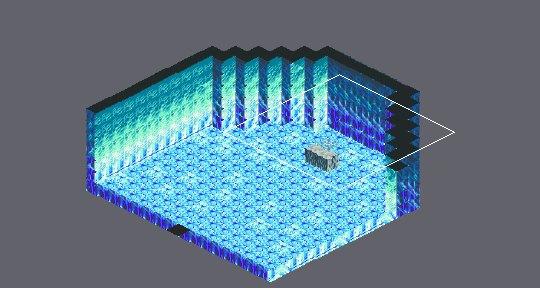
An edit to a level. Tiled map, Final_Fantasy_Mystery_World/Game/assets/maps/Quest1_Boss.tmx. The picture above shows the old version from afar; the outline marks the close-up.
Close-up. As it was:
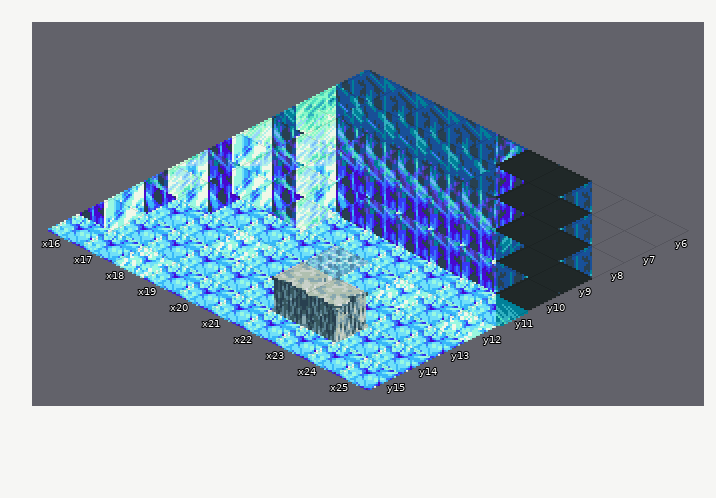
Cells are 32x16 px. Isometric: x runs down to the right, y down to the left. Shown: x 16..25, y 6..15.
Now the later version:
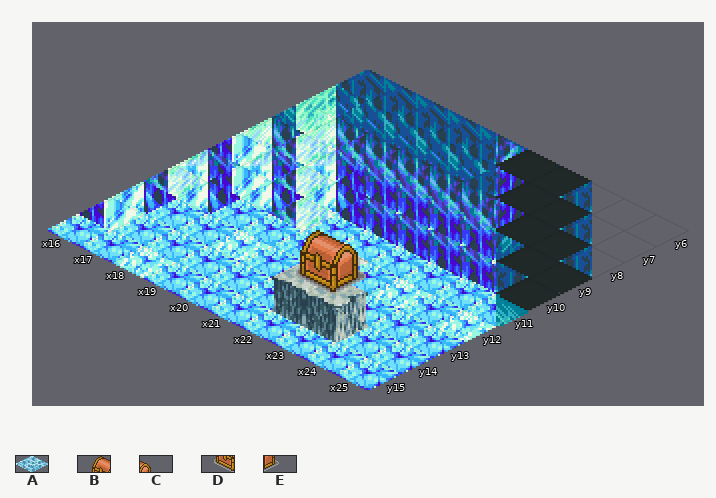
Key: from "ques1_tileset": A 25, B 342, C 343, D 363, E 364.
_ is an empty cell.
The edit:
Layer "Enviorment":
y 11: x 21 _ -> C
y 12: x 20..22 _A_ -> B_E
y 13: x 21 _ -> D
